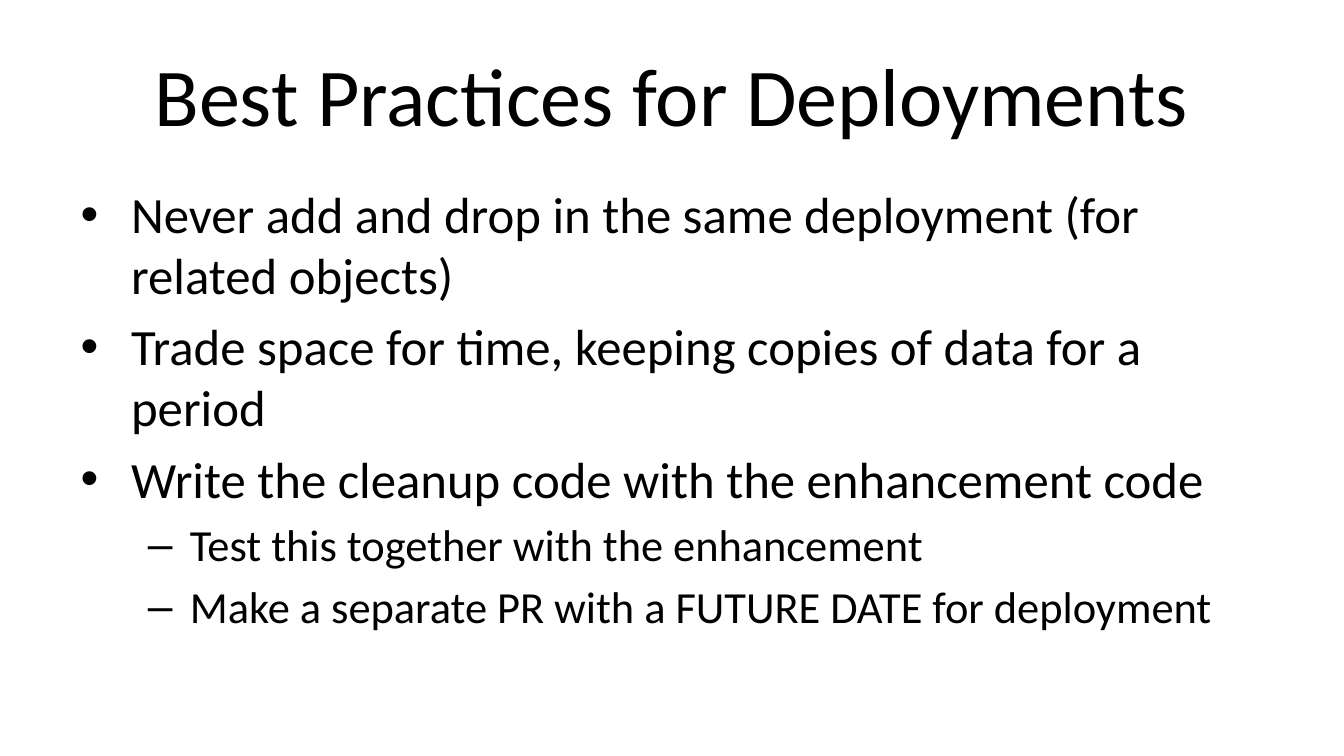
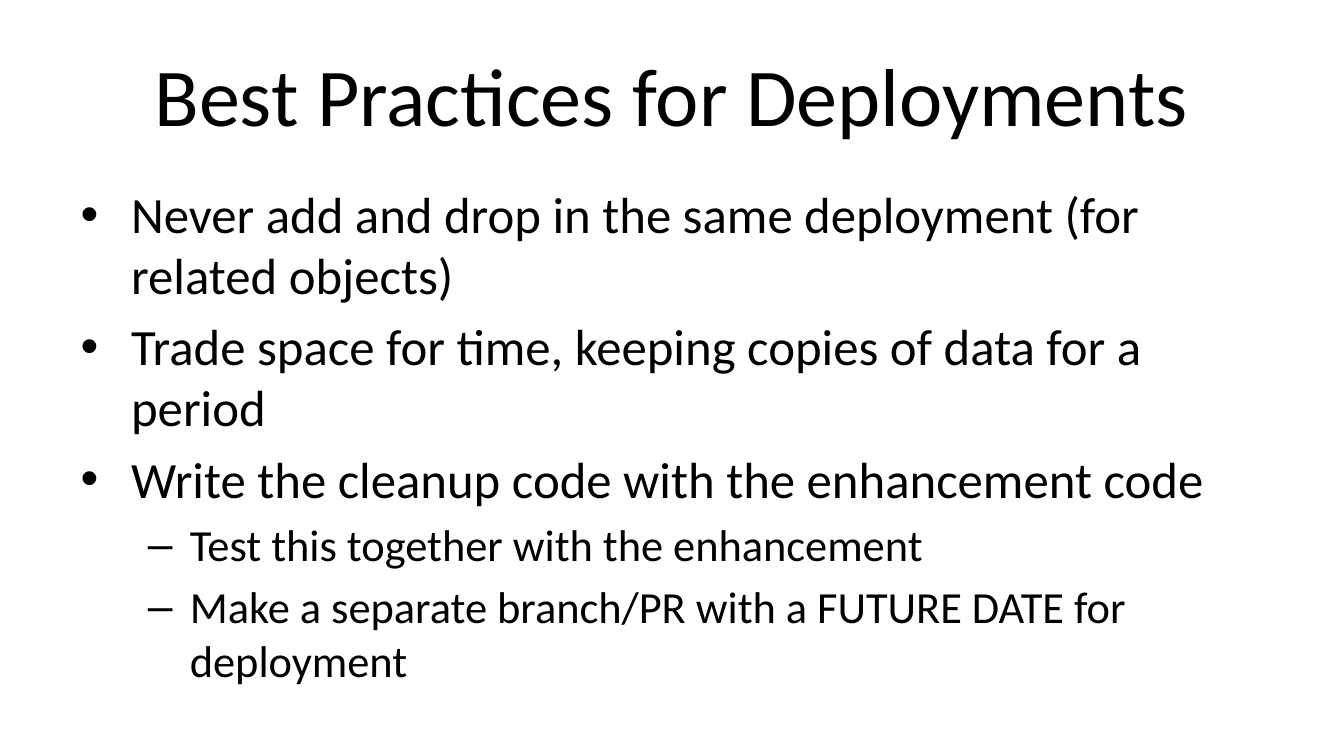
Before and after one commit to way0utwest/ZeroDowntime, a slide deck: slide 36 of VSLive_LasVegas2023_W19_ArchitectZeroDowntime.pptx. Drawn at 1344x756 pixels with LibreOffice and Linux fonts; fonts in the diff are those of the drawing; background and template pictures are left out. Boxes give left, top, right and bottom in pixels: in the first picture for what was removed or moved away, otherwise in the second. Text is boxed around its words. In the diff, an @@ line names an element or a change of style, - is before the commit and + after.

```diff
--- a/VSLive_LasVegas2023_W19_ArchitectZeroDowntime.pptx
+++ b/VSLive_LasVegas2023_W19_ArchitectZeroDowntime.pptx
@@ text at [190, 592, 1125, 685]: text changed @@
-  – Make a separate PR with a FUTURE DATE for deployment
+  – Make a separate branch/PR with a FUTURE DATE for deployment
```
Also in this commit, not shown: 11 other slides changed.
